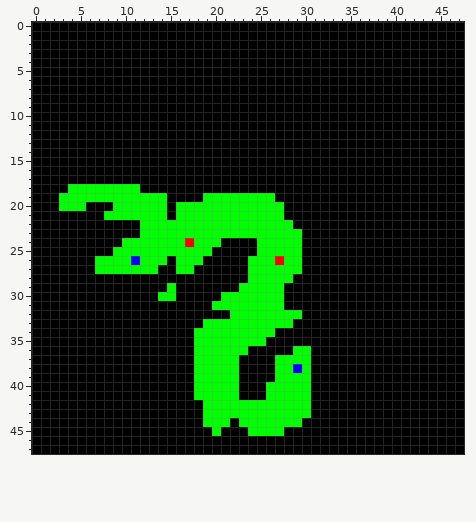
Pixel-art sprite -- FromTheDregs/map/recent.png. The picture above is the old version.
The file is 48x48 pixels.
After:
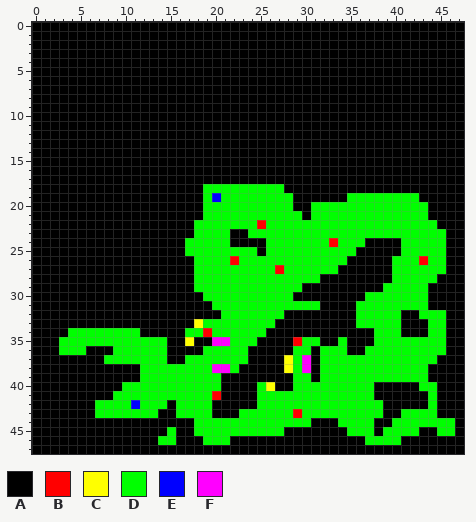
Palette (. is transparent): A #000000  B #ff0000  C #ffff00  D #00ff00  E #0000ff  F #ff00ff
Edits made:
Changed rows in their new state; - is an unchanged pixel.
first column x 3:
18 -AAAAAAAA-------DDDDDDDDD-------------------
19 AAAAAAAAAAAA-----E------DD------DDDDDDDD----
20 AAA---AAAAAA-AAA---------D--DDDDDDDDDDDDD---
21 -----AAAAAAA-AAA---------DD-DDDDDDDDDDDDD---
22 ---------AAAAAA-------B---DDDDDDDDDDDDDDDD--
23 ---------AAAAAA----AA------DDDDDDDDDDDDDDDD-
24 -------AAAAAAAD---D---A----DDDBDDD----DDDDD-
25 ------AAAAAAAA---DDDDDA----DDDDDD-----DDDDD-
26 ----AAAAAAAA-AA-DDDBD---D--DDDDD-----DDDBDD-
27 ----AAAAAAA--AADDDDDD---B--DDDD------DDDDDD-
28 ---------------DDDDDD-----DDD--------DDDDD--
29 ------------A--DDDDD-----DD---------DDDDD---
30 -----------AA---DD-------D--------DDDDDDD---
31 -------------------------DDDD----DDDDDDDD---
32 ------------------D------AA------DDDDD--DDD-
33 ---------------C--------AA-------DDDDD---DD-
34 -DDDDDDDD-----D-B------A-----------DDD---DD-
35 DDDDDDDDDDDD--CAAFF---A---BDD--D---DDDDDDDD-
36 DDD---DDDDDD---A-------------DDD--DDDDDDDDD-
37 -----DDDDDDD--D-----D---AC-F-DDDDDDDDDDDDD--
38 ---------DDDDDD--FF-----ACDF-DDDDDDDDDDDD---
39 ---------DDDDDD---AA----AA---DDDDDDDDDDDD---
40 -------DDDDDDDD---AA--DCAA--DDDDDDD-----DD--
41 ------DDDDDDDDD--BAA--D-----DDDDDDD------D--
42 ----DDDDEDDD-DDD-AAAAA------DDDDDDDD-----D--
43 ----DDDDDDD--DDD-AAA------B-DDDDDDDD--DDDD--
44 ---------------D---D-------D---DDDD--DDDDDDD
45 ------------D--DD-DDD-----------DDD-DDDD--DD
46 -----------DD---DDD---------------DDDD------
Where, in picture pixels (left, top, right, bottom), the same in both pictures:
changed: (59, 184, 455, 445)
